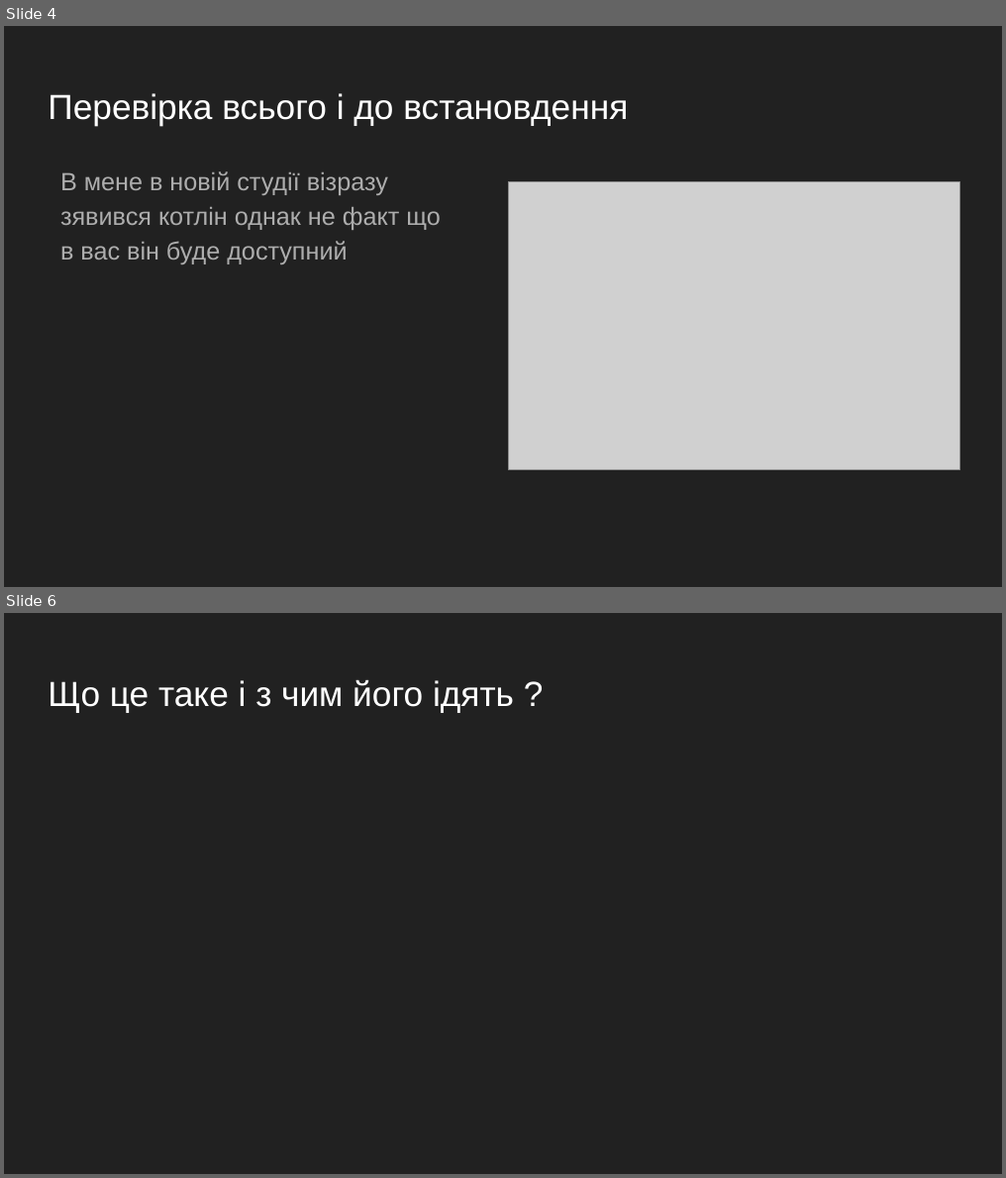
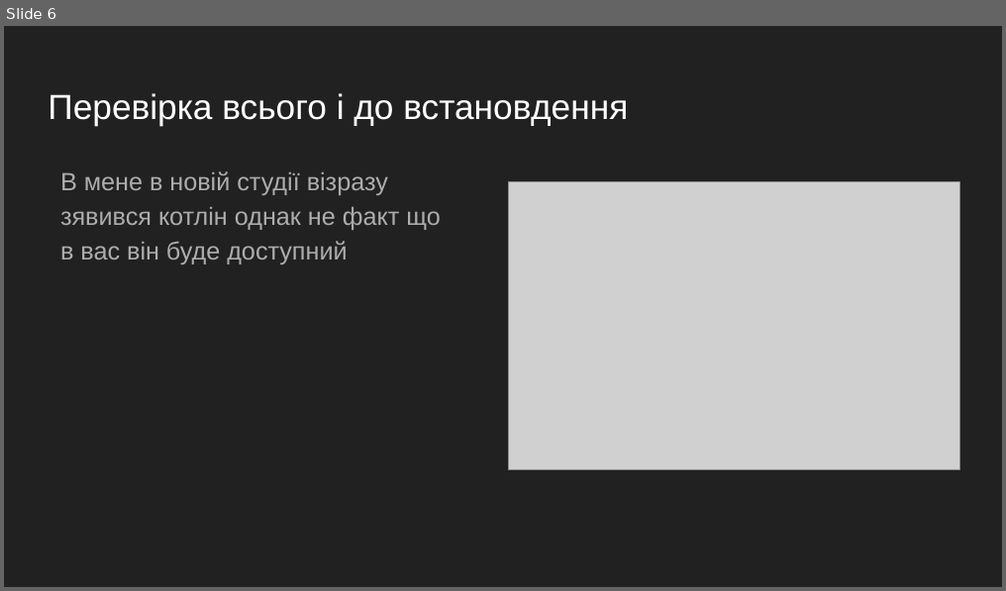
Before and after one commit to GeorgKantsedal/MMP-KKS-tasks, a slide deck: lectures materials/cross platform programming/3. Android studio setup.pptx. Shown one above the other, each under a label of ours: slides 4 and 6 before the commit, slide 6 after it; the slides between them are not shown. The pictures are 1006x1178 and 1006x591 pixels, drawn with LibreOffice and Linux fonts; fonts in the diff are those of the drawing; grey boxes stand for pictures. Boxes give left, top, right and bottom in pixels: in the first picture for what was removed or moved away, otherwise in the second. Text is boxed around its words. In the diff, an @@ line names an element or a change of style, - is before the commit and + after.

```diff
--- a/lectures materials/cross platform programming/3. Android studio setup.pptx
+++ b/lectures materials/cross platform programming/3. Android studio setup.pptx
@@ slide 6 removed at box(4, 613, 1002, 1174), background #212121 @@
@@ title removed at box(48, 679, 514, 712) @@
-Що це таке і з чим його ідять ?
@@ what was slide 4 is now slide 6 @@
```
Also in this commit, not shown: 17 slides added, 1 other slide removed.
